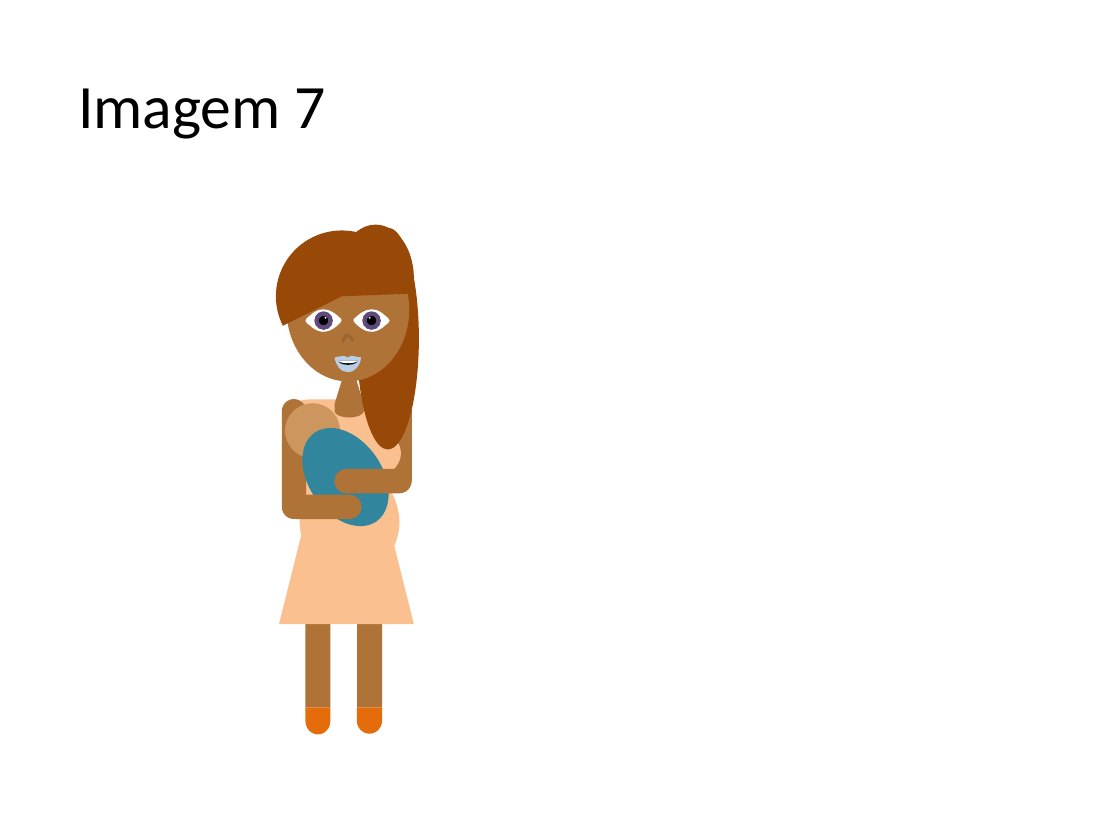
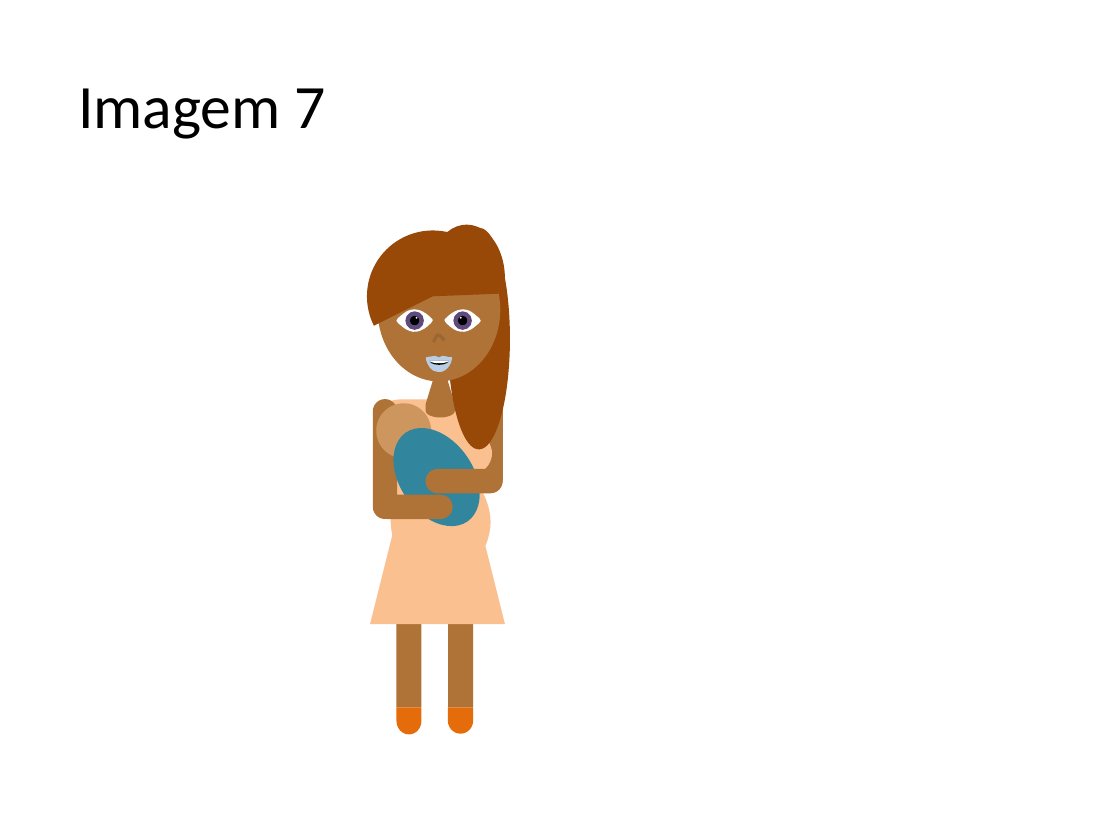
Before and after one commit to gustavogitzel/Discussex, a slide deck: slide 8 of Rascunhos/Imagens/Gravidez.pptx. Drawn at 1120x840 pixels with LibreOffice and Linux fonts; fonts in the diff are those of the drawing. Boxes give left, top, right and bottom in pixels: in the first picture for what was removed or moved away, otherwise in the second. Text is boxed around its words. In the diff, an @@ line names an element or a change of style, - is before the commit and + after.

```diff
--- a/Rascunhos/Imagens/Gravidez.pptx
+++ b/Rascunhos/Imagens/Gravidez.pptx
@@ 13 ellipses, 7 freeform shapes, 4 rounded rectangles, 3 flow chart delays, 3 pie slice (boxed as its full ellipse)s, 2 rectangles, 2 trapezoids: place and size @@
-13 ellipses, 7 freeform shapes, 4 rounded rectangles, 3 flow chart delays, 3 pie slice (boxed as its full ellipse)s, 2 rectangles, 2 trapezoids at [275,225,419,735]
+13 ellipses, 7 freeform shapes, 4 rounded rectangles, 3 flow chart delays, 3 pie slice (boxed as its full ellipse)s, 2 rectangles, 2 trapezoids at [366,225,510,735]
```
Also in this commit, not shown: 4 other slides changed, 1 slide added, 18 other files.
